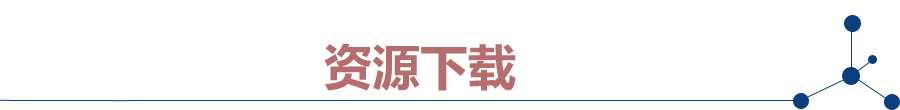
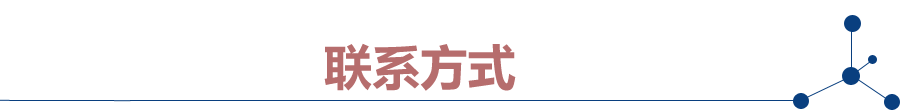
Layered file, before and after one edit (w=900, h=110). Changes by layer:
renamed "资源下载" to "联系方式", painted on it over (324, 43, 516, 91)
